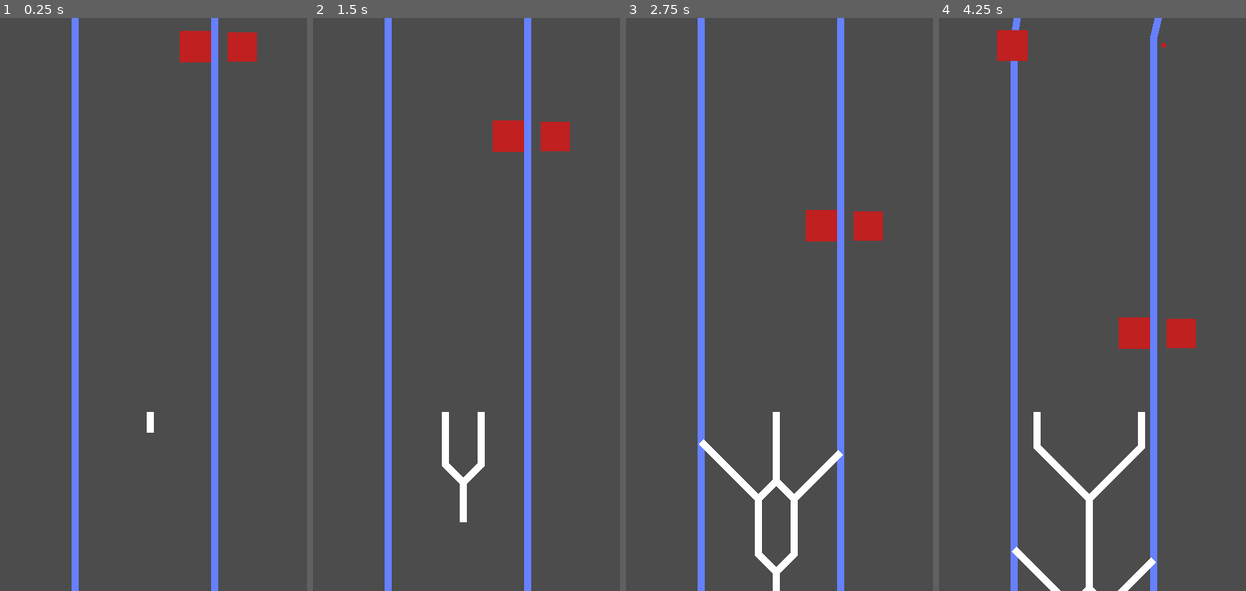
Above: before the commit, frames 1-4 (left to right).
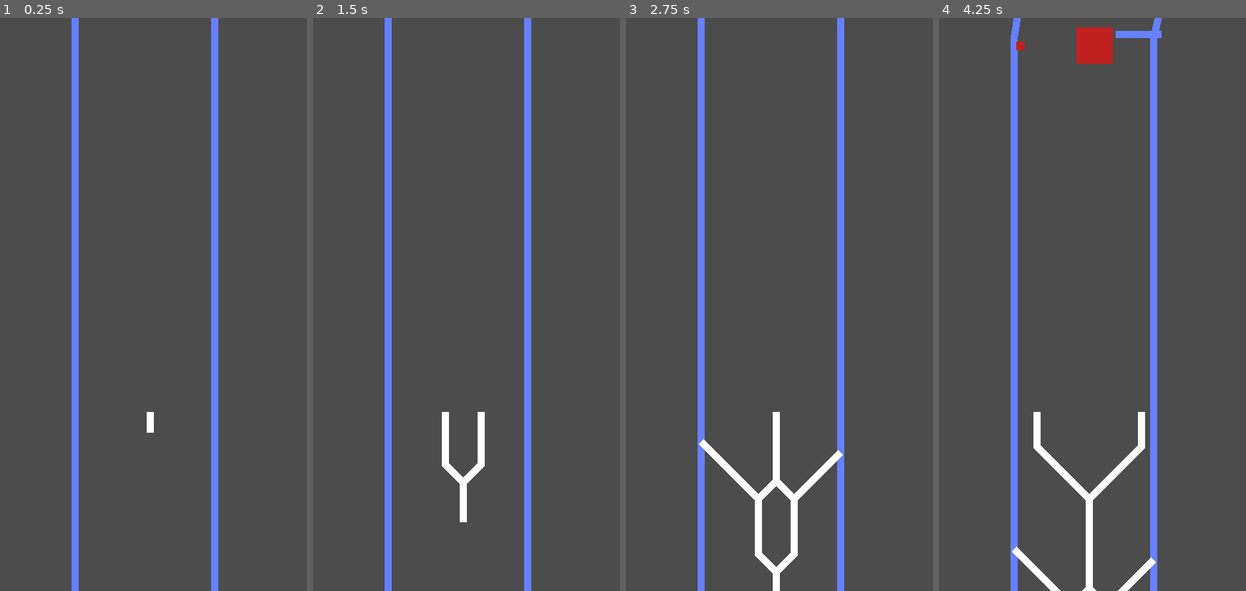
Above: after the commit, the same moments.

Repository: Ryan-Mirch/Divide-Endless-Runner-Game
Game: Godot game, scene res://Scenes/GameScene.tscn
Two runs of this game, one before a commit and one after it. Both use one fixed random seed, a clock stepped at 60 frames per second and the inputs below.
Inputs:
- Up to frame 1 (0.25 s): no input
- Up to frame 2 (1.5 s): tap Enter (ui_accept) at 0.5, 0.77 s
- Up to frame 3 (2.75 s): tap Enter (ui_accept) at 1.52 s
- Up to frame 4 (4.25 s): tap Enter (ui_accept) at 3.02, 3.77 s

The runs differ from the first frame. In frame 1, 1.1% of the frame differs, in the area x 58-84%, y 2-8%; in frame 2, 1.1%; in frame 3, 1.1%; in frame 4, 2.5%, in the area x 18-84%, y 1-58%.

Commit message:
Added Barriers

Diff:
--- a/Scenes/Barrier.tscn
+++ b/Scenes/Barrier.tscn
@@ -1,15 +1,18 @@
 [gd_scene load_steps=3 format=2]
 
-[sub_resource type="GDScript" id=2]
-script/source = "extends ColorRect
+[ext_resource path="res://Shapes/new_segmentshape2d.tres" type="Shape2D" id=1]
+
+[sub_resource type="GDScript" id=1]
+script/source = "extends Line2D
+
 
 # Declare member variables here. Examples:
 # var a = 2
 # var b = \"text\"
-
+onready var segment = $\"Barrier/CollisionShape2D\"
 # Called when the node enters the scene tree for the first time.
 func _ready():
-	pass # Replace with function body.
+	pass
 
 # Called every frame. 'delta' is the elapsed time since the previous frame.
 func _process(delta):
@@ -21,25 +24,32 @@
 
 	pixelsToMove = (speed * (delta))
 
-	rect_position.y += pixelsToMove
+	position.y += pixelsToMove
 
-func initialize(s, x):
-	rect_scale = Vector2(s,s)
-	rect_position = Vector2(x,0)
+	if position.y + get_point_position(0).y  > Global.botY:
+		queue_free()
+		print(\"freed\")
+
+func setPoints(p1,p2):
+	position = Vector2(0,0)
+	set_point_position(0, p1)
+	set_point_position(1, p2)
+	segment.shape.a = p1
+	segment.shape.b = p2
+
+
+
+
 "
 
-[sub_resource type="RectangleShape2D" id=1]
-extents = Vector2( 15, 15 )
+[node name="Barrier" type="Line2D"]
+points = PoolVector2Array( 0, 0, 0, 0 )
+texture_mode = -1111170616
+script = SubResource( 1 )
 
-[node name="Barrier" type="ColorRect"]
-margin_right = 30.0
-margin_bottom = 30.0
-rect_pivot_offset = Vector2( 15, 15 )
-color = Color( 0.752941, 0.12549, 0.12549, 1 )
-script = SubResource( 2 )
-
-[node name="Barrier" type="Area2D" parent="."]
+[node name="Barrier" type="Area2D" parent="." groups=[
+"Barrier",
+]]
 
 [node name="CollisionShape2D" type="CollisionShape2D" parent="Barrier"]
-position = Vector2( 15, 15 )
-shape = SubResource( 1 )
+shape = ExtResource( 1 )
--- a/Scenes/Border.tscn
+++ b/Scenes/Border.tscn
@@ -14,7 +14,9 @@
 var side = 0
 # Called when the node enters the scene tree for the first time.
 func _ready():
-	get_parent().addBarrier()
+	pass
+
+
 
 
 # Called every frame. 'delta' is the elapsed time since the previous frame.
@@ -46,6 +48,8 @@
 	segment.shape.b = p2
 
 func spawn_border():
+	get_parent().addBarrier()
+	get_parent().addObstacle()
 	leading = false
 
 	var newBorder = Global.border.instance()
@@ -74,6 +78,7 @@
 
 [node name="Border" type="Line2D"]
 points = PoolVector2Array( 0, 0, 0, 0 )
+texture_mode = -1111170616
 script = SubResource( 1 )
 
 [node name="Border" type="Area2D" parent="." groups=[
--- a/Scenes/ColorRect.gd
+++ b/Scenes/ColorRect.gd
@@ -117,6 +117,6 @@
 
 func _on_Area2D_area_entered(area):
 	if !is_in_group("Leading"): return
-	if area.name == "Barrier" || area.name == "Border":
+	if area.name == "Barrier" || area.name == "Obstacle" || area.name == "Border":
 		remove_from_group("Leading")
 		$"Control/Area2D/CollisionShape2D".call_deferred("disabled",true)
--- a/Scenes/GameScene.tscn
+++ b/Scenes/GameScene.tscn
@@ -12,8 +12,8 @@
 
 
 # Called every frame. 'delta' is the elapsed time since the previous frame.
-func _process(delta):
-	pass
+#func _process(delta):
+	#pass
 	#print(Global.time)
 
 func initialize():
@@ -40,10 +40,22 @@
 	borderLeft.setPoints(leftP1, leftP2)
 	borderRight.setPoints(rightP1, rightP2)
 
-func addBarrier():
-	var b = Global.barrier.instance()
+func addObstacle():
+	var b = Global.obstacle.instance()
 	add_child(b)
 	b.initialize(rand_range(0.1, 2), Global.centerX + rand_range(-200, 200))
+
+func addBarrier():
+	var newBarrier = Global.barrier.instance()
+	add_child(newBarrier)
+
+	var position = Global.centerX + rand_range(-200, 200)
+	var size = rand_range(25, 50) / 2
+	var P1 = Vector2(position - size,0)
+	var P2 = Vector2(position + size,0)
+
+	newBarrier.setPoints(P1, P2)
+
 	"
 
 [node name="GameScene" type="Control"]
--- /dev/null
+++ b/Scenes/Obstacle.tscn
@@ -0,0 +1,45 @@
+[gd_scene load_steps=3 format=2]
+
+[sub_resource type="GDScript" id=1]
+script/source = "extends ColorRect
+
+# Declare member variables here. Examples:
+# var a = 2
+# var b = \"text\"
+
+# Called when the node enters the scene tree for the first time.
+func _ready():
+	pass # Replace with function body.
+
+# Called every frame. 'delta' is the elapsed time since the previous frame.
+func _process(delta):
+	update_position(delta)
+
+func update_position(delta):
+	var pixelsToMove
+	var speed = Global.speed
+
+	pixelsToMove = (speed * (delta))
+
+	rect_position.y += pixelsToMove
+
+func initialize(s, x):
+	rect_scale = Vector2(s,s)
+	rect_position = Vector2(x,0)
+"
+
+[sub_resource type="RectangleShape2D" id=2]
+extents = Vector2( 15, 15 )
+
+[node name="Obstacle" type="ColorRect"]
+margin_right = 30.0
+margin_bottom = 30.0
+rect_pivot_offset = Vector2( 15, 15 )
+color = Color( 0.752941, 0.12549, 0.12549, 1 )
+script = SubResource( 1 )
+
+[node name="Obstacle" type="Area2D" parent="."]
+
+[node name="CollisionShape2D" type="CollisionShape2D" parent="Obstacle"]
+position = Vector2( 15, 15 )
+shape = SubResource( 2 )
--- a/Scenes/Segment.tscn
+++ b/Scenes/Segment.tscn
@@ -22,8 +22,8 @@
 #	pass
 "
 
-[sub_resource type="RectangleShape2D" id=3]
-extents = Vector2( 1.90277, 0.869263 )
+[sub_resource type="RectangleShape2D" id=2]
+extents = Vector2( 2.44055, 1.51697 )
 
 [node name="Segment" type="ColorRect" groups=[
 "Segment",
@@ -44,10 +44,11 @@
 [node name="Control" type="Control" parent="."]
 anchor_left = 0.5
 anchor_right = 0.5
-script = SubResource( 2 )
+script = SubResource( 1 )
 
 [node name="Area2D" type="Area2D" parent="Control"]
 
 [node name="CollisionShape2D" type="CollisionShape2D" parent="Control/Area2D"]
-shape = SubResource( 3 )
+position = Vector2( 0, 0.842041 )
+shape = SubResource( 2 )
 [connection signal="area_entered" from="Control/Area2D" to="." method="_on_Area2D_area_entered"]
--- a/Scripts/Global.gd
+++ b/Scripts/Global.gd
@@ -16,8 +16,9 @@
 
 
 var segment = preload("res://Scenes/Segment.tscn")
+var barrier = preload("res://Scenes/Barrier.tscn")
 var border = preload("res://Scenes/Border.tscn")
-var barrier = preload("res://Scenes/Barrier.tscn")
+var obstacle = preload("res://Scenes/Obstacle.tscn")
 
 func _ready():
 	pass
Not shown: 1 places in Scenes/Segment.tscn that only renumber resources
